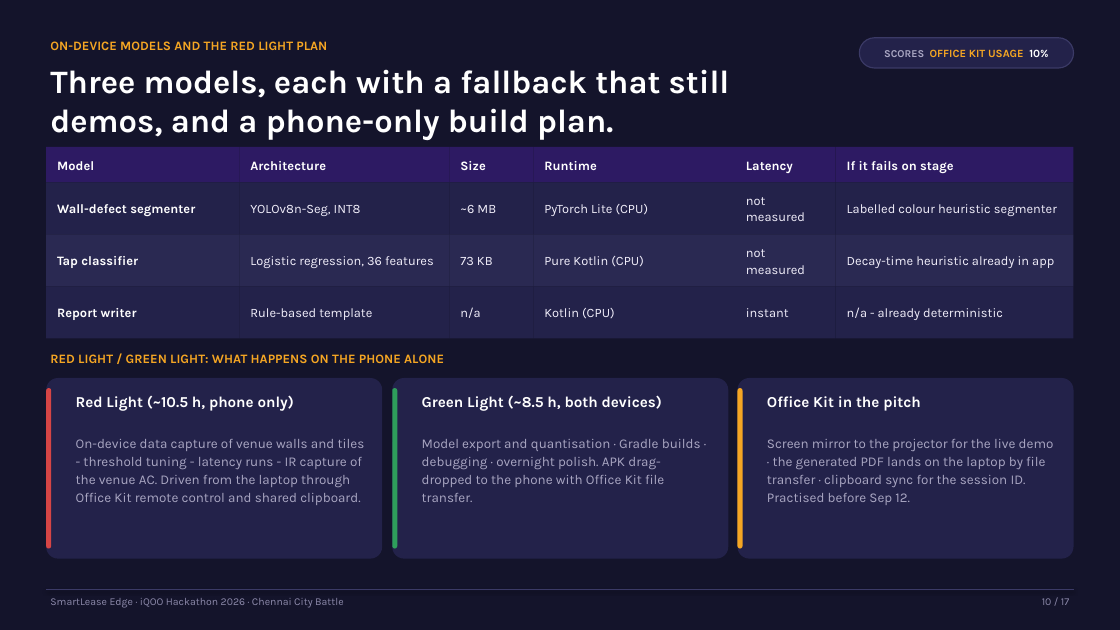
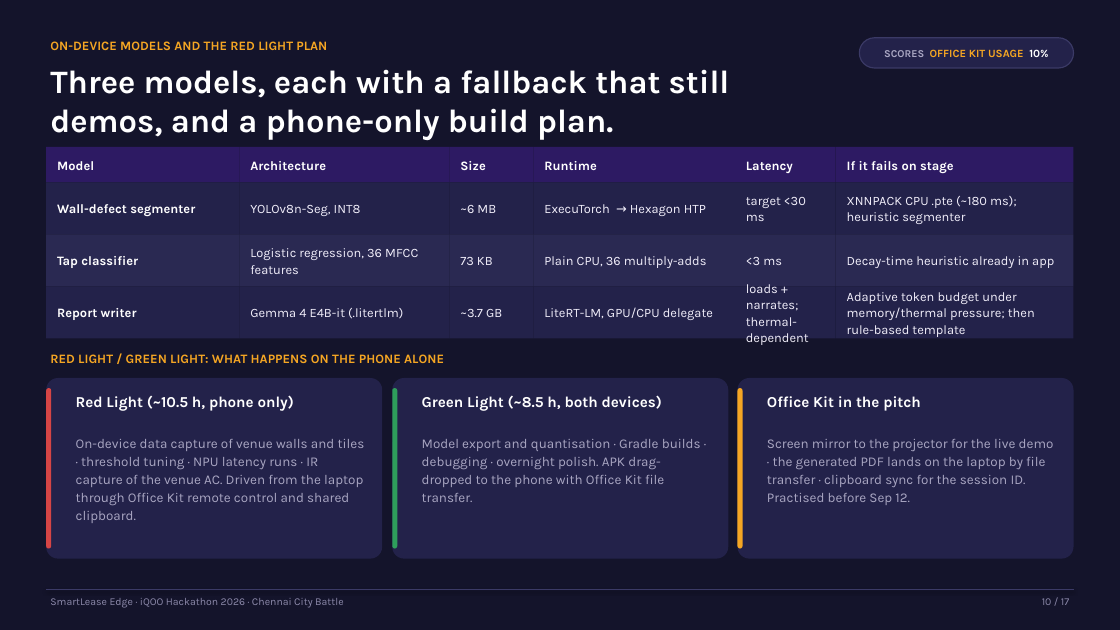
Before and after one commit to muhammedsayeedurrahman/smartlease-edge-chennai, a slide deck: slide 10 of docs/pitch/SmartLease-Edge-iQOO-Hackathon-2026.pptx. Drawn at 1120x630 pixels with LibreOffice and Linux fonts; fonts in the diff are those of the drawing. Boxes give left, top, right and bottom in pixels: in the first picture for what was removed or moved away, otherwise in the second. Text is boxed around its words. In the diff, an @@ line names an element or a change of style, - is before the commit and + after.

```diff
--- a/docs/pitch/SmartLease-Edge-iQOO-Hackathon-2026.pptx
+++ b/docs/pitch/SmartLease-Edge-iQOO-Hackathon-2026.pptx
@@ text at (544,204,706,216): text changed @@
-PyTorch Lite (CPU)
+ExecuTorch → Hexagon HTP
@@ text at (746,197,806,221): text changed @@
-not measured
+target <30 ms
@@ text at (847,196,1017,224): text changed @@
-Labelled colour heuristic segmenter
+XNNPACK CPU .pte (~180 ms); heuristic segmenter
@@ text at (250,248,418,274): text changed @@
-Logistic regression, 36 features
+Logistic regression, 36 MFCC features
@@ text at (544,256,707,268): text changed @@
-Pure Kotlin (CPU)
+Plain CPU, 36 multiply-adds
@@ text at (746,257,782,265): text changed @@
-not measured
+<3 ms
@@ text at (746,284,809,345): text changed @@
-instant
+loads + narrates; thermal-dependent
@@ text at (847,292,1035,337): text changed @@
-n/a - already deterministic
+Adaptive token budget under memory/thermal pressure; then rule-based template
@@ text at (250,308,403,319): text changed @@
-Rule-based template
+Gemma 4 E4B-it (.litertlm)
@@ text at (460,309,502,317): text changed @@
-n/a
+~3.7 GB
@@ text at (544,307,713,320): text changed @@
-Kotlin (CPU)
+LiteRT-LM, GPU/CPU delegate
@@ text at (76,439,365,523): text changed @@
-On-device data capture of venue walls and tiles - threshold tuning - latency runs - IR capture of the venue AC. Driven from the laptop through Office Kit remote control and shared clipboard.
+On-device data capture of venue walls and tiles · threshold tuning · NPU latency runs · IR capture of the venue AC. Driven from the laptop through Office Kit remote control and shared clipboard.
```
Also in this commit, not shown: 14 other slides changed.
